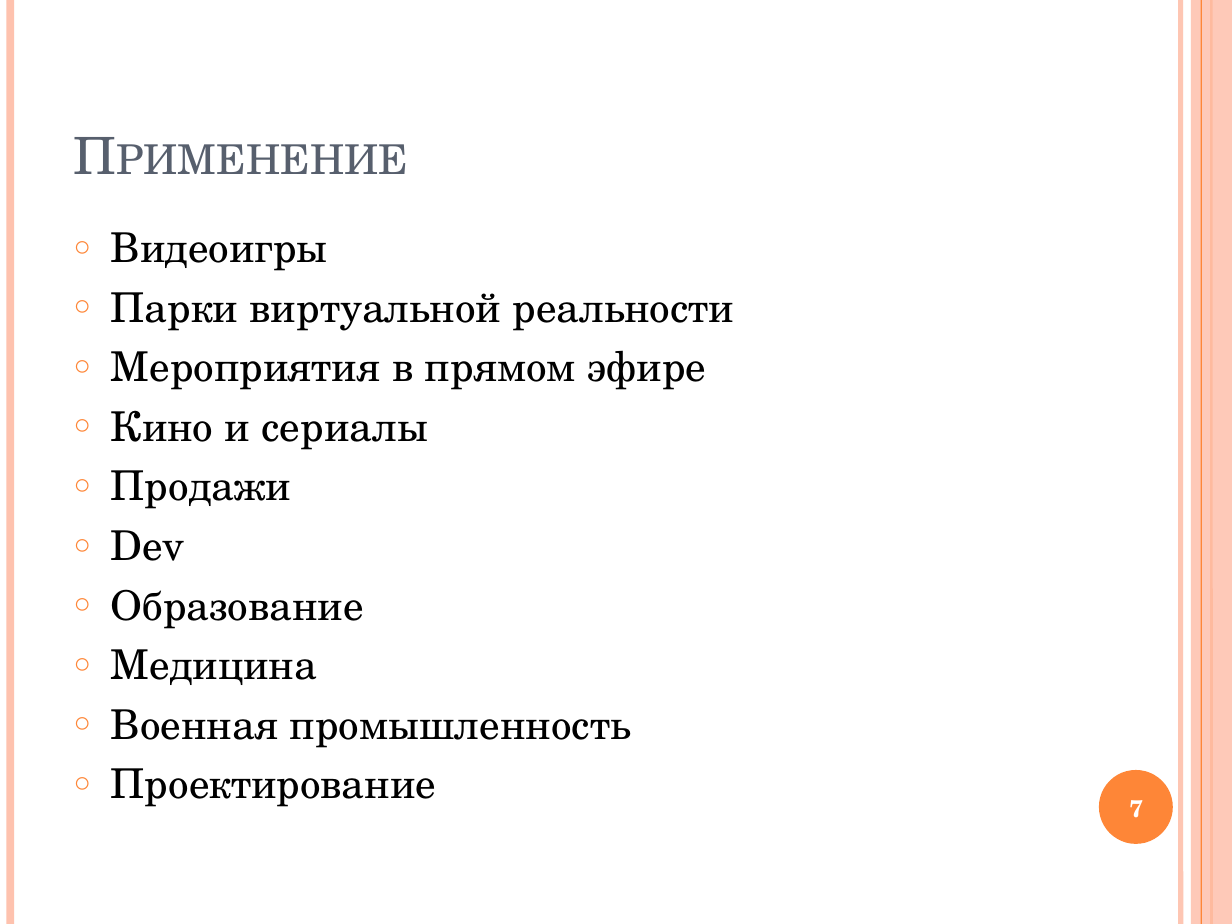
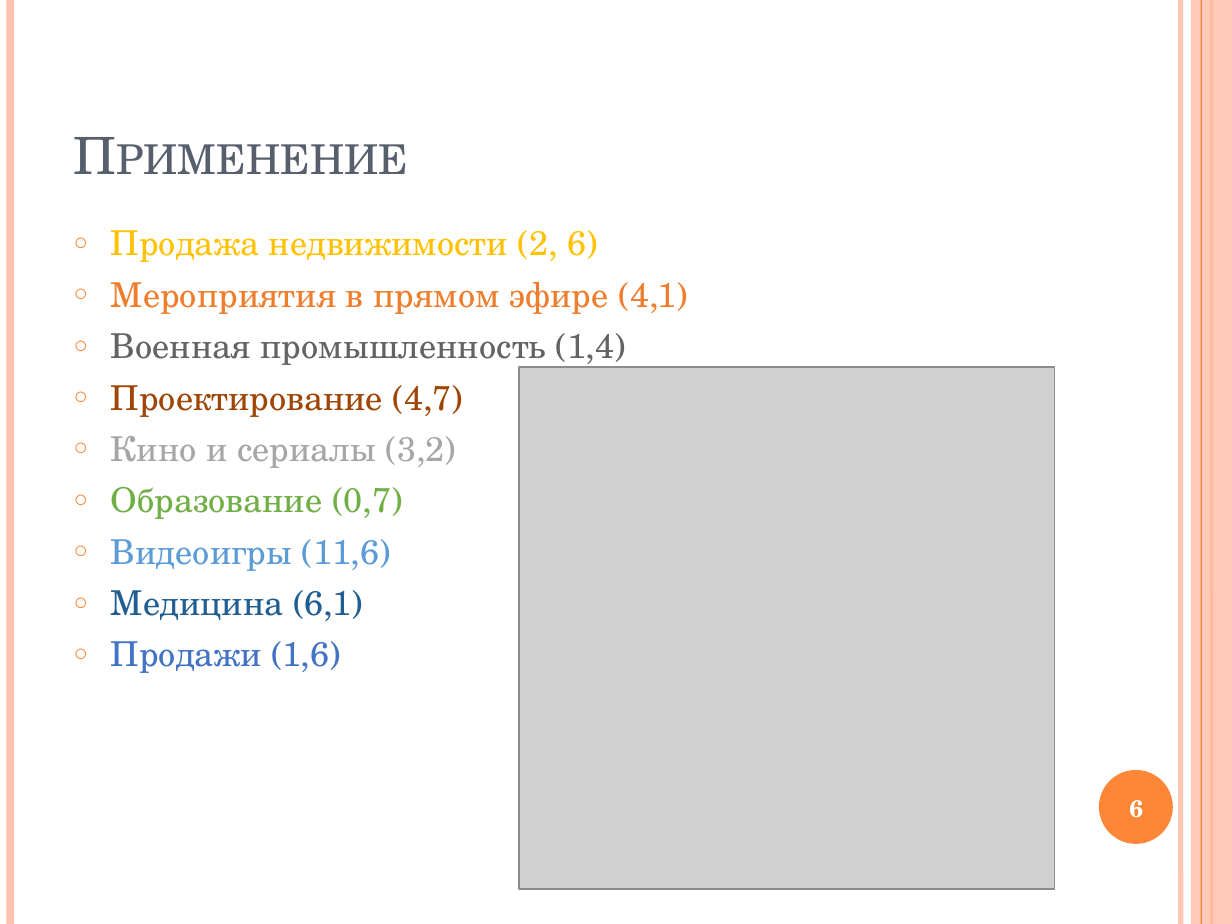
Before and after one commit to VSobolenko/VR-StudyRoom, a slide deck: slide 6 of Диплом - Приложение Unity VR/Презентация.pptx (slide 7 before the commit). Drawn at 1232x924 pixels with LibreOffice and Linux fonts; fonts in the diff are those of the drawing; grey boxes stand for pictures. Boxes give left, top, right and bottom in pixels: in the first picture for what was removed or moved away, otherwise in the second. Text is boxed around its words. In the diff, an @@ line names an element or a change of style, - is before the commit and + after.

```diff
--- a/Диплом - Приложение Unity VR/Презентация.pptx
+++ b/Диплом - Приложение Unity VR/Презентация.pptx
@@ text at bbox=[111, 230, 688, 673]: text changed; size 24 to 20 pt; text colour #000000 to #EE7E2D @@
-○ Видеоигры
-○ Парки виртуальной реальности
-○ Мероприятия в прямом эфире
-○ Кино и сериалы
-○ Продажи
-○ Dev
-○ Образование
-○ Медицина
-○ Военная промышленность
-○ Проектирование
+○ Продажа недвижимости (2, 6)
+○ Мероприятия в прямом эфире (4,1)
+○ Военная промышленность (1,4)
+○ Проектирование (4,7)
+○ Кино и сериалы (3,2)
+○ Образование (0,7)
+○ Видеоигры (11,6)
+○ Медицина (6,1)
+○ Продажи (1,6)
@@ picture added at bbox=[519, 367, 1055, 890] @@
@@ page number at bbox=[1129, 800, 1143, 818]: text changed @@
-7
+6
```
Also in this commit, not shown: 6 other slides changed, 2 slides removed, 5 other files.
